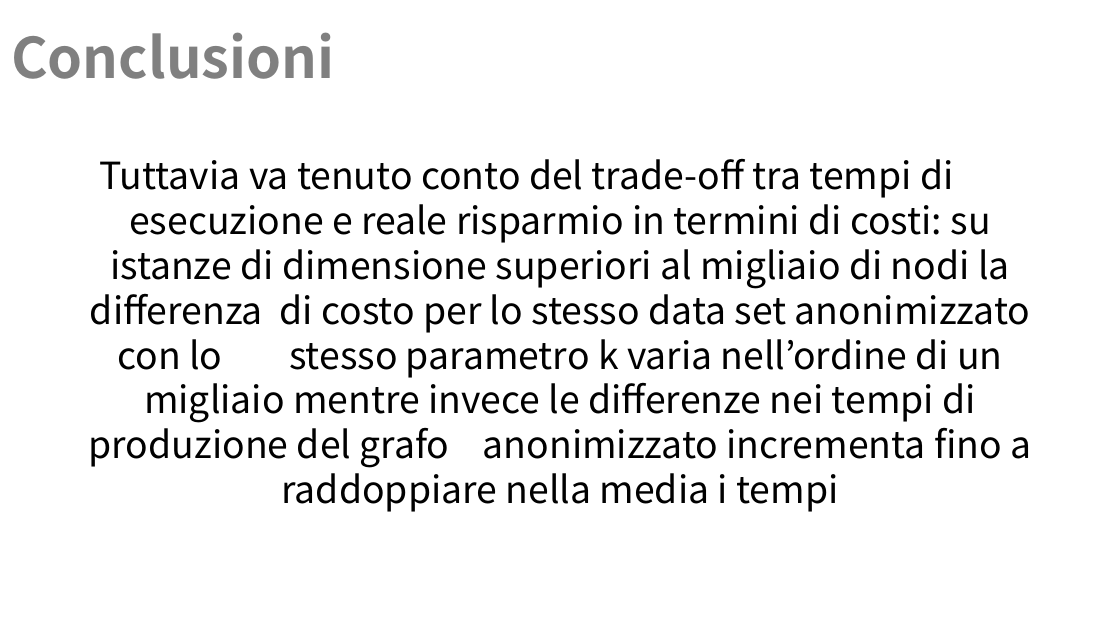
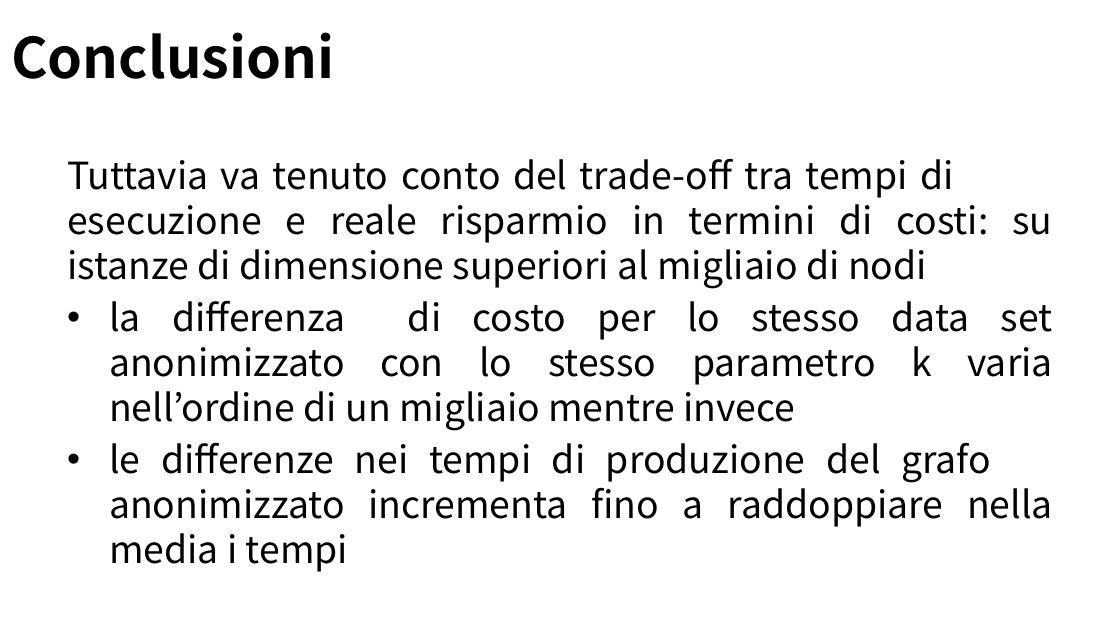
Before and after one commit to Navypowder/DP-P-project, a slide deck: slide 23 of Presentation/Towards_Identity_Anonymization_on_graph(K-degree anonymization).pptx (slide 21 before the commit). Drawn at 1120x630 pixels with LibreOffice and Linux fonts; fonts in the diff are those of the drawing; background and template pictures are left out. Boxes give left, top, right and bottom in pixels: in the first picture for what was removed or moved away, otherwise in the second. Text is boxed around its words. In the diff, an @@ line names an element or a change of style, - is before the commit and + after.

```diff
--- a/Presentation/Towards_Identity_Anonymization_on_graph(K-degree anonymization).pptx
+++ b/Presentation/Towards_Identity_Anonymization_on_graph(K-degree anonymization).pptx
@@ title "Conclusioni" at bbox=[11, 32, 334, 79]: text colour #808080 to #000000 @@
@@ text at bbox=[67, 159, 1053, 572]: text changed @@
-Tuttavia va tenuto conto del trade-off tra tempi di esecuzione e reale risparmio in termini di costi: su istanze di dimensione superiori al migliaio di nodi la differenza di costo per lo stesso data set anonimizzato con lo stesso parametro k varia nell’ordine di un migliaio mentre invece le differenze nei tempi di produzione del grafo anonimizzato incrementa fino a raddoppiare nella media i tempi
+Tuttavia va tenuto conto del trade-off tra tempi di esecuzione e reale risparmio in termini di costi: su istanze di dimensione superiori al migliaio di nodi
+• la differenza di costo per lo stesso data set anonimizzato con lo stesso parametro k varia nell’ordine di un migliaio mentre invece
+• le differenze nei tempi di produzione del grafo anonimizzato incrementa fino a raddoppiare nella media i tempi
```
Also in this commit, not shown: 17 other slides changed, 2 slides added.
